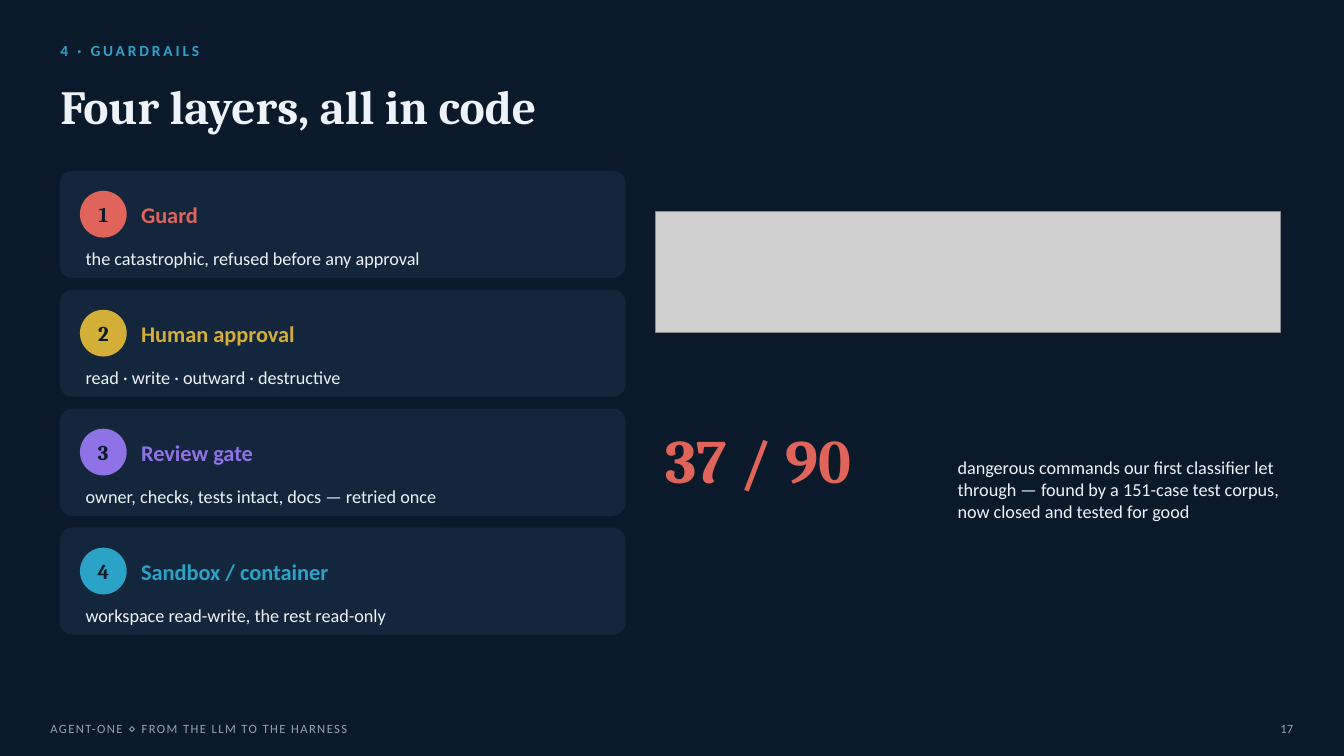
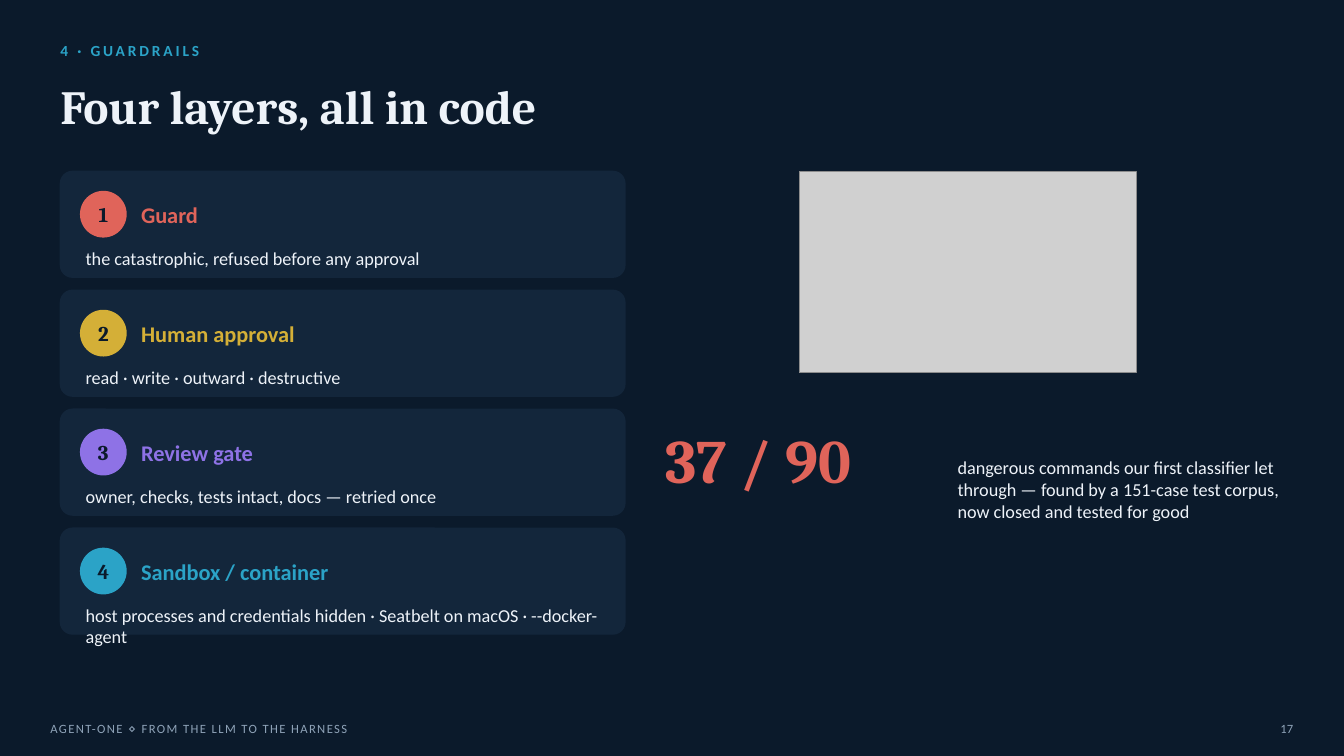
Before and after one commit to Kaginari/agent-one, a slide deck: slide 17 of presentations/harness-agent-one-en.pptx. Drawn at 1344x756 pixels with LibreOffice and Linux fonts; fonts in the diff are those of the drawing; grey boxes stand for pictures. Boxes give left, top, right and bottom in pixels: in the first picture for what was removed or moved away, otherwise in the second. Text is boxed around its words. In the diff, an @@ line names an element or a change of style, - is before the commit and + after.

```diff
--- a/presentations/harness-agent-one-en.pptx
+++ b/presentations/harness-agent-one-en.pptx
@@ picture: place and size @@
-picture at bbox=[655, 212, 1280, 333]
+picture at bbox=[800, 171, 1136, 373]
@@ text at bbox=[86, 609, 597, 625]: text changed @@
-workspace read-write, the rest read-only
+host processes and credentials hidden · Seatbelt on macOS · --docker-agent
```
Also in this commit, not shown: 5 other slides changed, 1 slide added, 3 other files.
